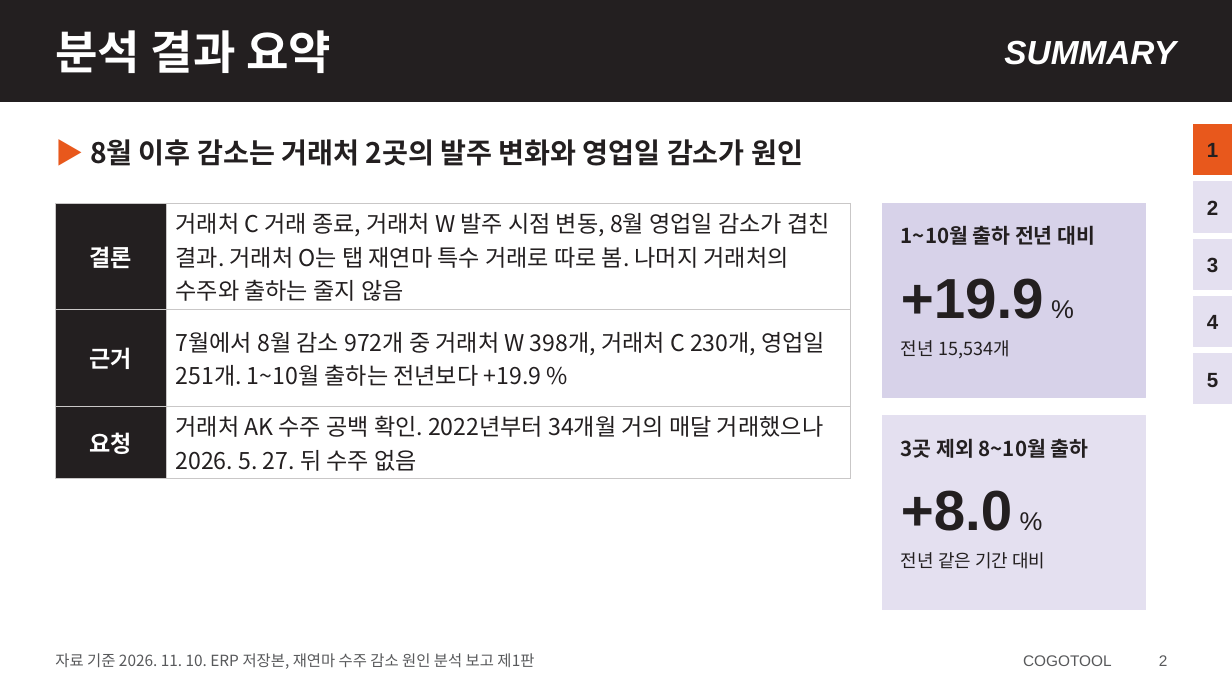
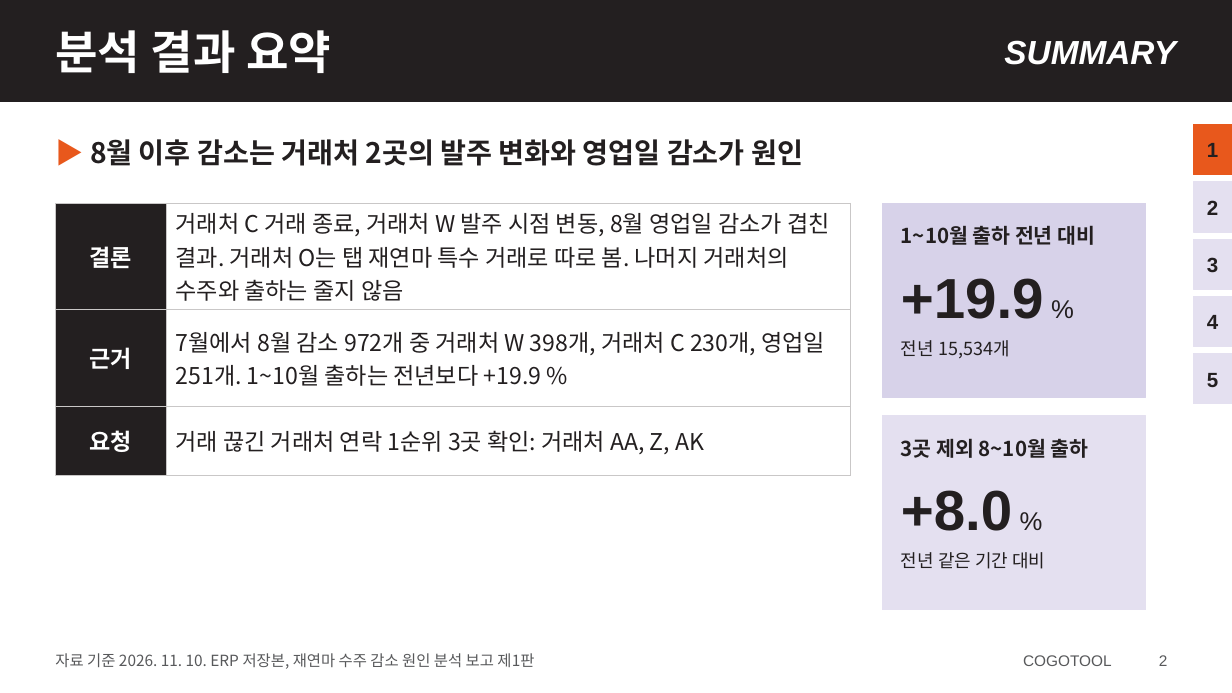
Before and after one commit to HanKyungJun/koreatooling-portal, a slide deck: slide 2 of wiki/reports/04_비교·분석/수주감소_원인분석_발표_20261127.pptx. Drawn at 1232x693 pixels with LibreOffice and Linux fonts; fonts in the diff are those of the drawing. Boxes give left, top, right and bottom in pixels: in the first picture for what was removed or moved away, otherwise in the second. Text is boxed around its words. In the diff, an @@ line names an element or a change of style, - is before the commit and + after.

Commit message:
수주 보고·발표: 초경툴 종료·대일정공 제외 반영, 끊긴 거래처 연락 우선순위(1순위 3곳)

```diff
--- a/wiki/reports/04_비교·분석/수주감소_원인분석_발표_20261127.pptx
+++ b/wiki/reports/04_비교·분석/수주감소_원인분석_발표_20261127.pptx
@@ table at <box>55,203,850,458</box> @@
-row 3, column 2: 거래처 AK 수주 공백 확인. 2022년부터 34개월 거의 매달 거래했으나 2026. 5. 27. 뒤 수주 없음
+row 3, column 2: 거래 끊긴 거래처 연락 1순위 3곳 확인: 거래처 AA, Z, AK
```
Also in this commit, not shown: 1 other slide changed, 9 other files.
